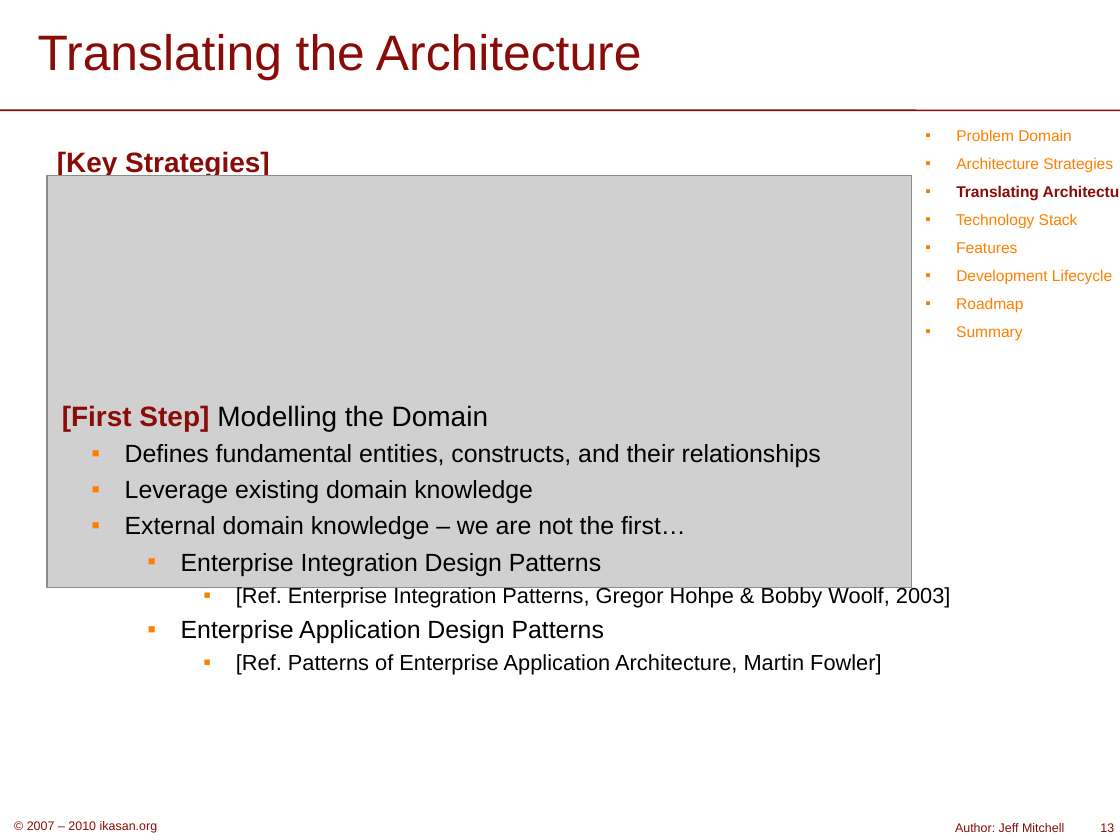
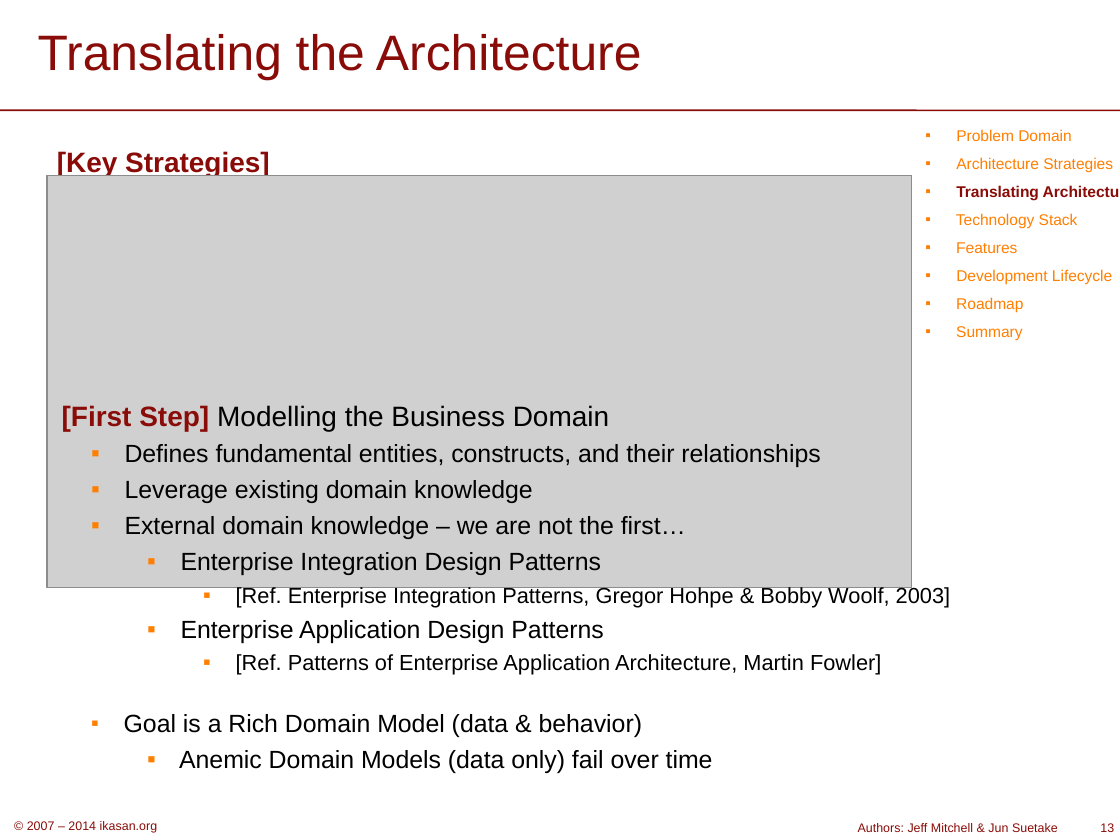
Before and after one commit to ikasanEIP/ikasan, a slide deck: slide 13 of docs/presentation/IkasanOverview.ppt. Drawn at 1120x840 pixels with LibreOffice and Linux fonts; fonts in the diff are those of the drawing; grey boxes stand for pictures; background and template pictures are left out. Boxes give left, top, right and bottom in pixels: in the first picture for what was removed or moved away, otherwise in the second. Text is boxed around its words. In the diff, an @@ line names an element or a change of style, - is before the commit and + after.

```diff
--- a/docs/presentation/IkasanOverview.ppt
+++ b/docs/presentation/IkasanOverview.ppt
@@ text at <box>62,405,609,431</box>: text changed @@
-[First Step] Modelling the Domain
+[First Step] Modelling the Business Domain
@@ text at <box>124,714,713,773</box>: paragraphs added @@
+  ▪ Goal is a Rich Domain Model (data & behavior)
+    ▪ Anemic Domain Models (data only) fail over time
@@ text at <box>27,821,158,833</box>: text changed @@
-© 2007 – 2010 ikasan.org
+© 2007 – 2014 ikasan.org
@@ text at <box>858,823,1058,832</box>: text changed @@
-Author: Jeff Mitchell
+Authors: Jeff Mitchell & Jun Suetake
```
Also in this commit, not shown: 35 other slides changed, 5 slides added, 1 slide removed.
